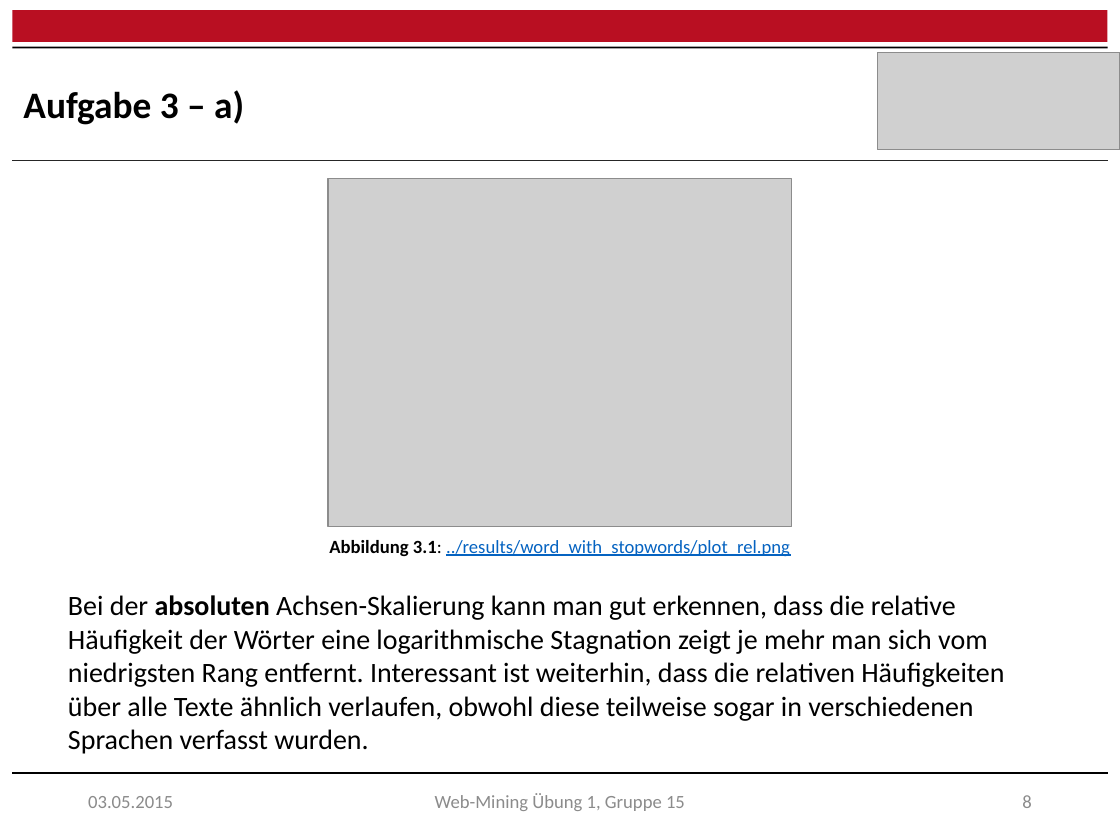
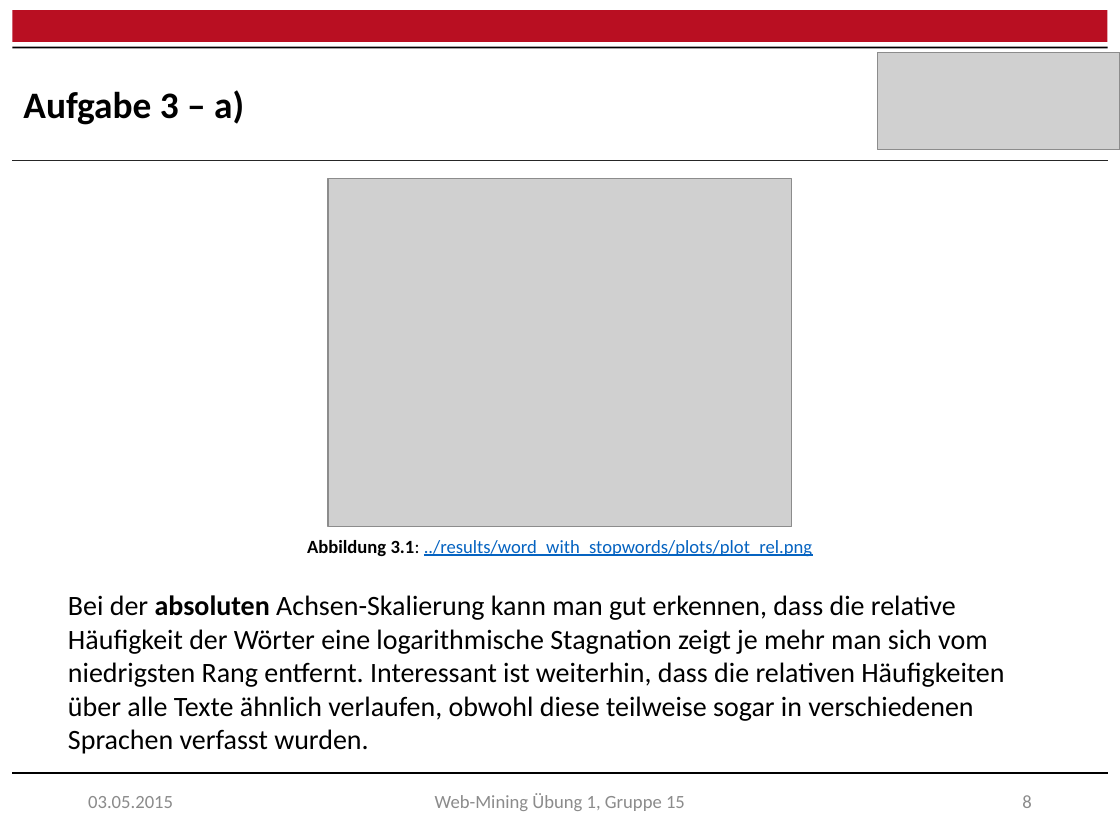
Before and after one commit to raQai/web-mining, a slide deck: slide 9 of ex1/ex1_results.pptx. Drawn at 1120x840 pixels with LibreOffice and Linux fonts; fonts in the diff are those of the drawing; grey boxes stand for pictures. Boxes give left, top, right and bottom in pixels: in the first picture for what was removed or moved away, otherwise in the second. Text is boxed around its words. In the diff, an @@ line names an element or a change of style, - is before the commit and + after.

```diff
--- a/ex1/ex1_results.pptx
+++ b/ex1/ex1_results.pptx
@@ text at box(307, 540, 812, 557): text changed @@
-Abbildung 3.1: ../results/word_with_stopwords/plot_rel.png
+Abbildung 3.1: ../results/word_with_stopwords/plots/plot_rel.png
```
Also in this commit, not shown: 8 other slides changed, 45 other files.
